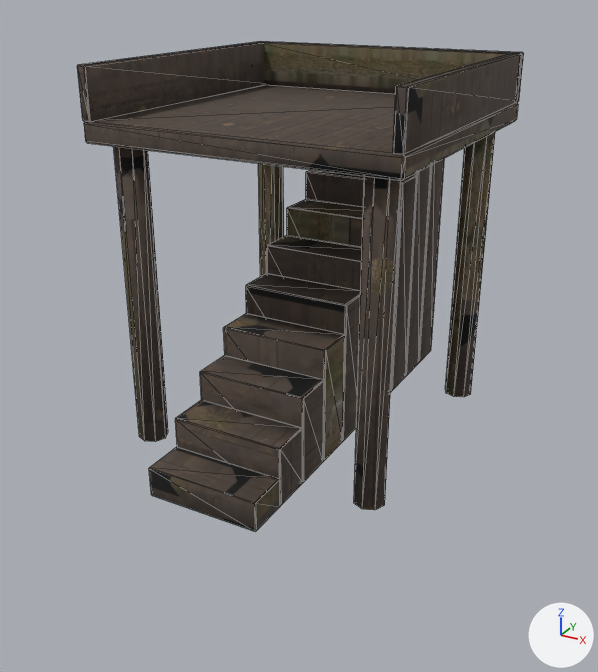
Two versions of the glTF model assets-src/models/kits/WoodlandOutpost.gltf, one commit apart.
Before and after are seen from a camera (50 mm lens) standing at (4.64, -8.84, 5.5) and looking at (0.04, -0.47, 1.32). Every picture has the same lights, and +X, +Y and +Z are marked at lower right. The picture after the commit comes second. Mesh edges are drawn as thin lines. Vertices at exactly the same position are counted once.

The older version as bpy lines, for what is in view:
```python
me_stairs = bpy.data.meshes.new('stairs')
me_stairs.from_pydata(...)  # 224 vertices, 440 faces; spans x -0.71..0.71, y -2.65..2.65, z 0.0..3.78
me_stairs.materials.append(mat_baked)
me_watchplatform = bpy.data.meshes.new('watchPlatform')
me_watchplatform.from_pydata(...)  # 156 vertices, 296 faces; spans x -1.89..1.89, y -1.89..1.89, z 0.0..4.6
me_watchplatform.materials.append(mat_baked)
ob_stairs = bpy.data.objects.new('stairs', me_stairs)
ob_stairs.location = (0.0, 0.0, 0.0)
ob_watchplatform = bpy.data.objects.new('watchPlatform', me_watchplatform)
ob_watchplatform.location = (0.0, 0.0, 0.0)
```
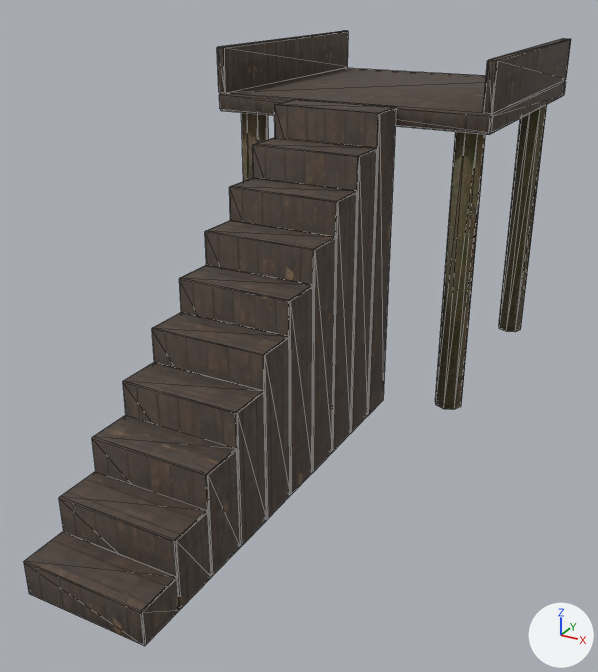
Commit message: recook the woodland outpost kit

What differs and where, as boxes [x1, y1, x2, y2] in the pictures (598 x 672 px; the box of a moved part takes in the faces that stretch with it):
'watchPlatform', reshaped (22% wider, 31% taller): before [77, 41, 524, 510]; after [24, 31, 571, 646]
'stairs', deleted: before [149, 159, 444, 531]
part 1 of me_watchplatform, moved or reshaped (not visible afterwards): before [258, 164, 284, 277]
part 2 of me_watchplatform, moved or reshaped: before [445, 132, 495, 397]; after [499, 105, 547, 332]
part 3 of me_watchplatform, moved or reshaped: before [113, 146, 168, 442]; after [241, 113, 269, 181]
part 4 of me_watchplatform, moved or reshaped: before [354, 176, 401, 510]; after [435, 132, 485, 410]
part 5 of me_watchplatform, moved or reshaped: before [84, 85, 518, 181]; after [219, 68, 566, 135]
part 6 of me_watchplatform, added: after [24, 312, 290, 646]
part 7 of me_watchplatform, added: after [179, 178, 357, 495]
part 8 of me_watchplatform, added: after [217, 31, 348, 94]
part 9 of me_watchplatform, added: after [483, 38, 571, 114]
part 10 of me_watchplatform, added: after [252, 137, 377, 433]
part 11 of me_watchplatform, added: after [274, 99, 397, 416]
part 12 of me_watchplatform, deleted: before [77, 41, 524, 155]

What changed in the scene script:
```text
Change me_watchplatform:
    used by ob_watchplatform; location = (0.0, 0.0, 0.0)
    remove me_watchplatform.from_pydata(...)  # 156 vertices, 296 faces; spans x -1.89..1.89, y -1.89..1.89, z 0.0..4.6
    add me_watchplatform.from_pydata(...)  # 376 vertices, 700 faces; spans x -1.89..1.89, y -4.54..4.54, z 0.0..4.6
    me_watchplatform part 1: the loose piece of 18 vertices spanning x -1.72..-1.34, y 1.34..1.72, z 0.0..3.78 is moved by (0.0, 2.65, 0.0)
    me_watchplatform part 2: the loose piece of 18 vertices spanning x 1.34..1.72, y 1.34..1.72, z 0.0..3.78 is moved by (0.0, 2.65, 0.0)
    me_watchplatform part 3: the loose piece of 18 vertices spanning x -1.72..-1.34, y -1.72..-1.34, z 0.0..3.78 is moved by (0.0, 2.65, 0.0)
    me_watchplatform part 4: the loose piece of 18 vertices spanning x 1.34..1.72, y -1.72..-1.34, z 0.0..3.78 is moved by (0.0, 2.65, 0.0)
    me_watchplatform part 5: the loose piece of 24 vertices spanning x -1.89..1.89, y -1.89..1.89, z 3.78..4.01 is moved by (0.0, 2.65, 0.0)
    me_watchplatform part 6: a new loose piece of 115 vertices spanning x -0.71..0.71, y -4.54..-1.89, z 0.0..2.01, in mat_baked
    me_watchplatform part 7: a new loose piece of 69 vertices spanning x -0.71..0.71, y -1.89..-0.29, z 0.0..3.21, in mat_baked
    me_watchplatform part 8: a new loose piece of 24 vertices spanning x -1.89..-1.77, y 0.77..4.54, z 4.01..4.6, in mat_baked
    me_watchplatform part 9: a new loose piece of 24 vertices spanning x 1.77..1.89, y 0.77..4.54, z 4.01..4.6, in mat_baked
    me_watchplatform part 10: a new loose piece of 24 vertices spanning x -0.71..0.71, y -0.29..0.24, z 0.0..3.61, in mat_baked
    me_watchplatform part 11: a new loose piece of 24 vertices spanning x -0.71..0.71, y 0.24..0.77, z 0.0..4.01, in mat_baked
    me_watchplatform part 12: 60 vertices removed from x -1.89..1.89, y -1.89..1.89, z 4.01..4.6
Remove ob_stairs:
    ob_stairs = bpy.data.objects.new('stairs', me_stairs)
    ob_stairs.location = (0.0, 0.0, 0.0)
```
